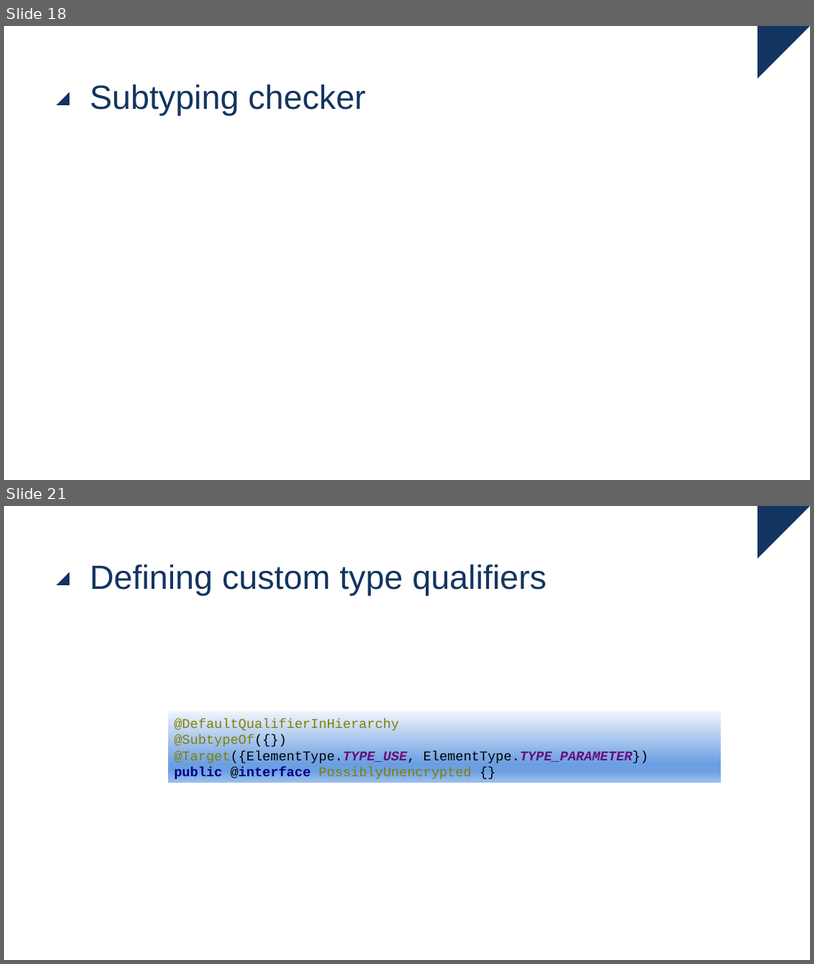
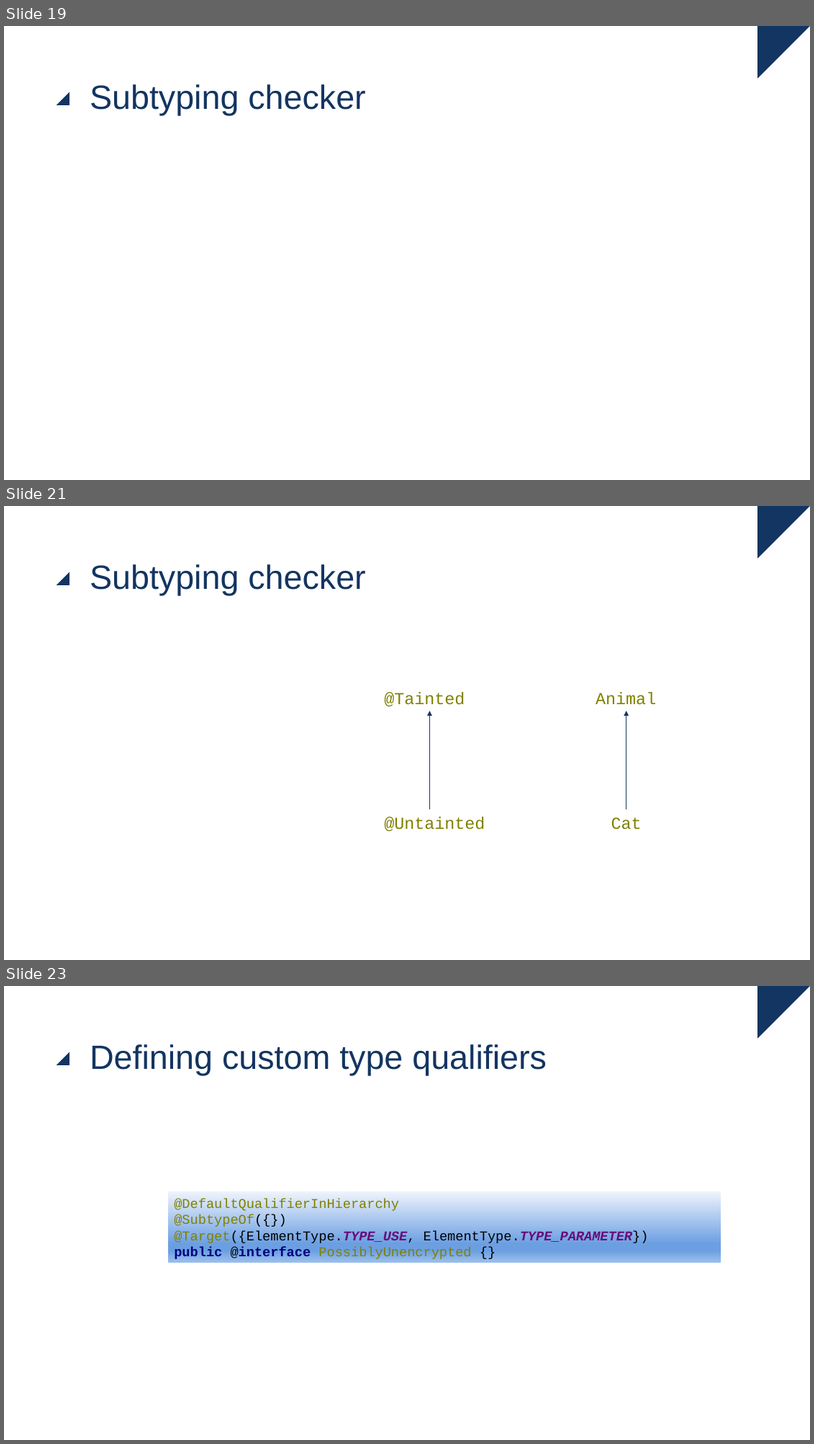
Before and after one commit to ingmars1709/checker, a slide deck: Checker Framework.pptx. Shown one above the other, each under a label of ours: slides 18 and 21 before the commit, slides 19, 21 and 23 after it; the slides between them are not shown. The pictures are 814x964 and 814x1444 pixels, drawn with LibreOffice and Linux fonts; fonts in the diff are those of the drawing. Boxes give left, top, right and bottom in pixels: in the first picture for what was removed or moved away, otherwise in the second. Text is boxed around its words. In the diff, an @@ line names an element or a change of style, - is before the commit and + after.

```diff
--- a/Checker Framework.pptx
+++ b/Checker Framework.pptx
@@ slide 21 added at (x1=4, y1=506, x2=810, y2=960), background #FFFFFF; not listed: 4 template elements that a slide beside it also shows @@
@@ title added at (x1=90, y1=564, x2=365, y2=595), 40 pt, text #133561 @@
+Subtyping checker
@@ text added at (x1=384, y1=692, x2=465, y2=707), 20 pt, text #808000 @@
+@Tainted
@@ text added at (x1=596, y1=692, x2=656, y2=705), 20 pt, text #808000 @@
+Animal
@@ arrow added from (430, 809) to (430, 710), #133561 0.5 pt @@
@@ arrow added from (627, 809) to (627, 710), #133561 0.5 pt @@
@@ text added at (x1=384, y1=816, x2=485, y2=831), 20 pt, text #808000 @@
+@Untainted
@@ text added at (x1=612, y1=817, x2=642, y2=829), 20 pt, text #808000 @@
+Cat
@@ what was slide 18 is now slide 19 @@
@@ what was slide 21 is now slide 23 @@
```
Also in this commit, not shown: 11 slides changed, 1 other slide added.
